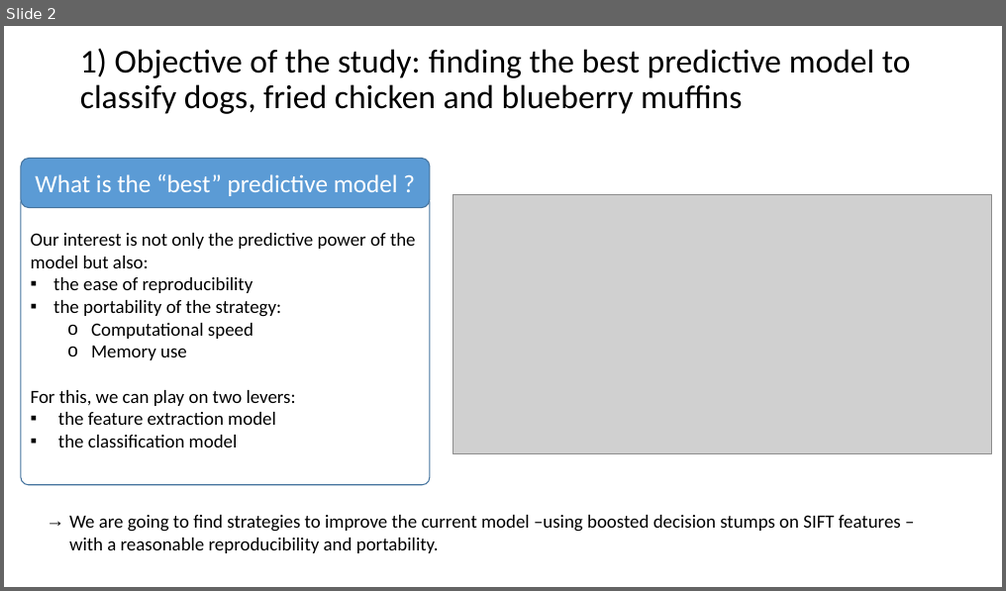
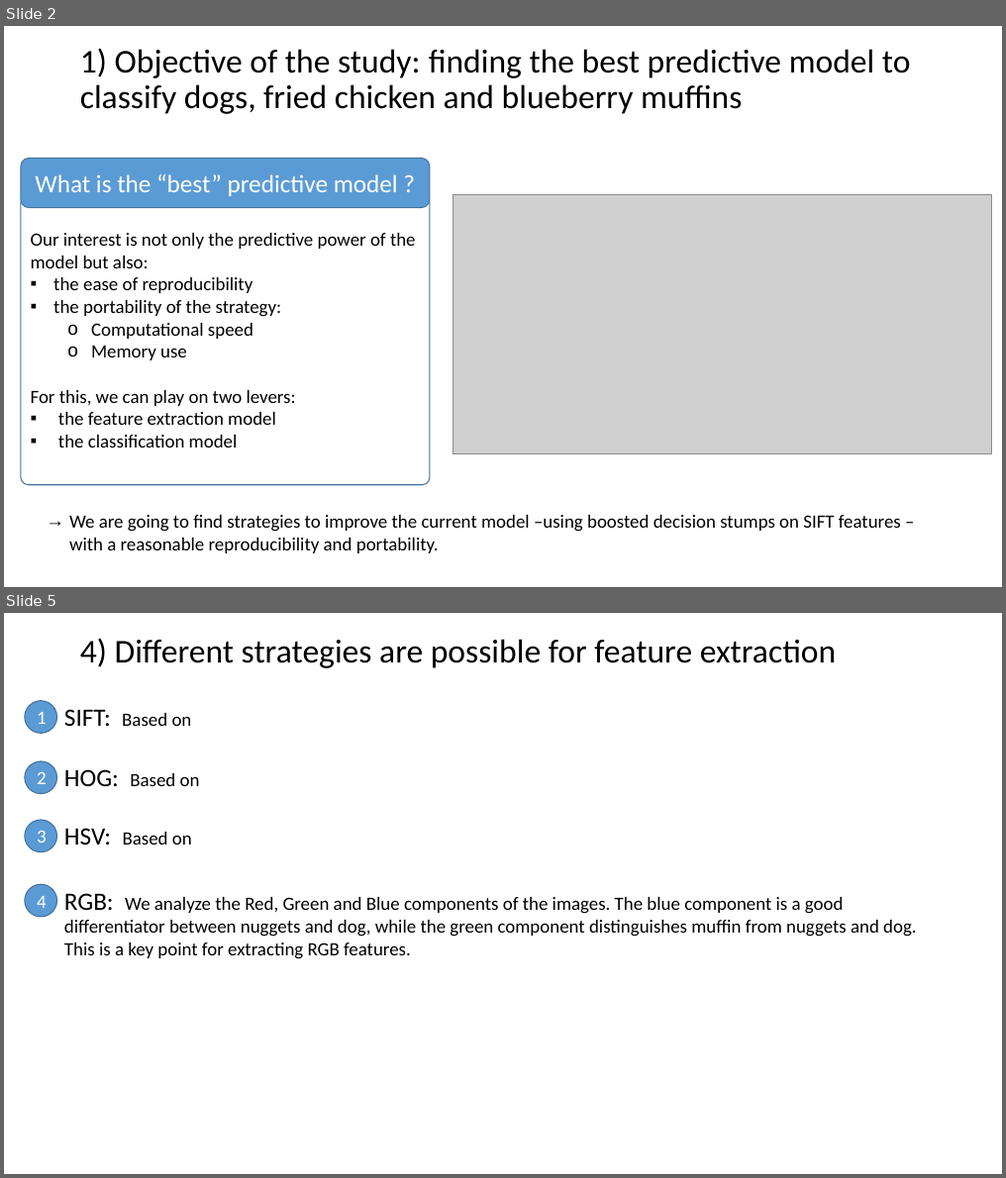
Before and after one commit to TZstatsADS/Fall2017-project3-grp7, a slide deck: doc/team7_presentation.pptx. Shown one above the other, each under a label of ours: slide 2 before the commit, slides 2 and 5 after it; the slides between them are not shown. The pictures are 1006x591 and 1006x1178 pixels, drawn with LibreOffice and Linux fonts; fonts in the diff are those of the drawing; grey boxes stand for pictures. Boxes give left, top, right and bottom in pixels: in the first picture for what was removed or moved away, otherwise in the second. Text is boxed around its words. In the diff, an @@ line names an element or a change of style, - is before the commit and + after.

```diff
--- a/doc/team7_presentation.pptx
+++ b/doc/team7_presentation.pptx
@@ slide 5 added at bbox=[4, 613, 1002, 1174], background #FFFFFF @@
@@ title added at bbox=[80, 638, 837, 668], 32 pt, text #000000 @@
+4) Different strategies are possible for feature extraction
@@ ellipse added at bbox=[25, 700, 57, 733], fill #5B9BD5, outline #43739E 1 pt, 18 pt, text #FFFFFF @@
+1
@@ text added at bbox=[64, 709, 192, 726], 18 pt, text #000000 @@
+SIFT: Based on
@@ ellipse added at bbox=[25, 761, 57, 793], fill #5B9BD5, outline #43739E 1 pt, 18 pt, text #FFFFFF @@
+2
@@ text added at bbox=[64, 769, 200, 786], 18 pt, text #000000 @@
+HOG: Based on
@@ ellipse added at bbox=[25, 820, 57, 852], fill #5B9BD5, outline #43739E 1 pt, 18 pt, text #FFFFFF @@
+3
@@ text added at bbox=[64, 828, 192, 845], 18 pt, text #000000 @@
+HSV: Based on
@@ ellipse added at bbox=[25, 884, 57, 917], fill #5B9BD5, outline #43739E 1 pt, 18 pt, text #FFFFFF @@
+4
@@ text added at bbox=[64, 893, 917, 959], 18 pt, text #000000 @@
+RGB: We analyze the Red, Green and Blue components of the images. The blue component is a good differentiator between nuggets and dog, while the green component distinguishes muffin from nuggets and dog. This is a key point for extracting RGB features.
```
Also in this commit, not shown: 2 slides changed, 3 other slides added, 4 slides removed.
